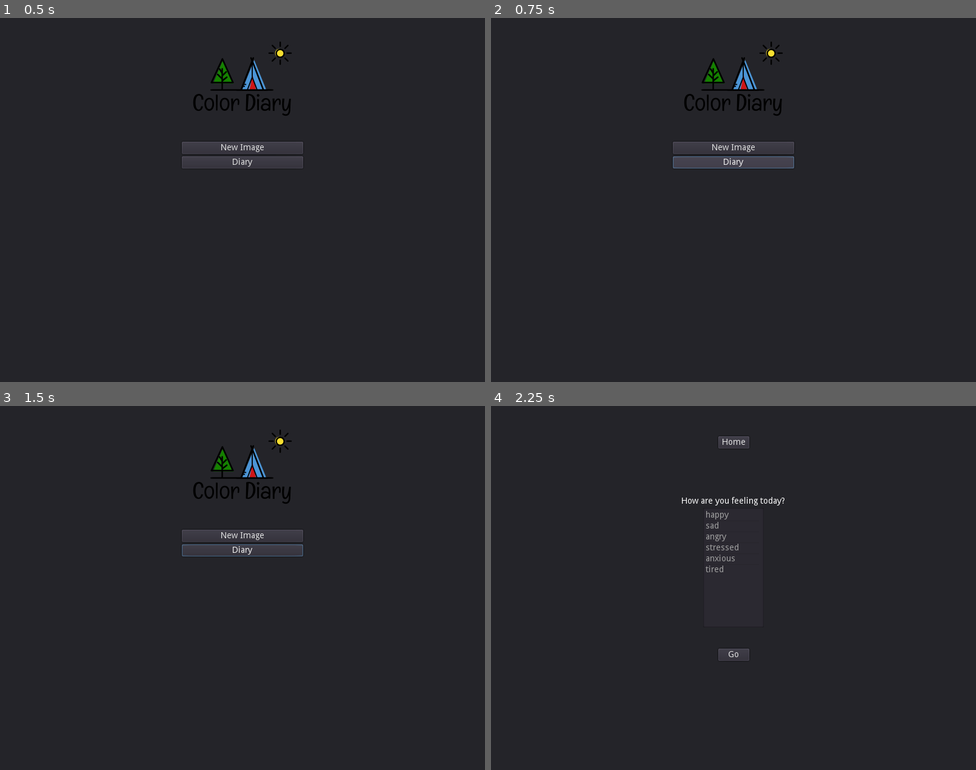
Above: before the commit, frames 1-4 (two rows, left to right).
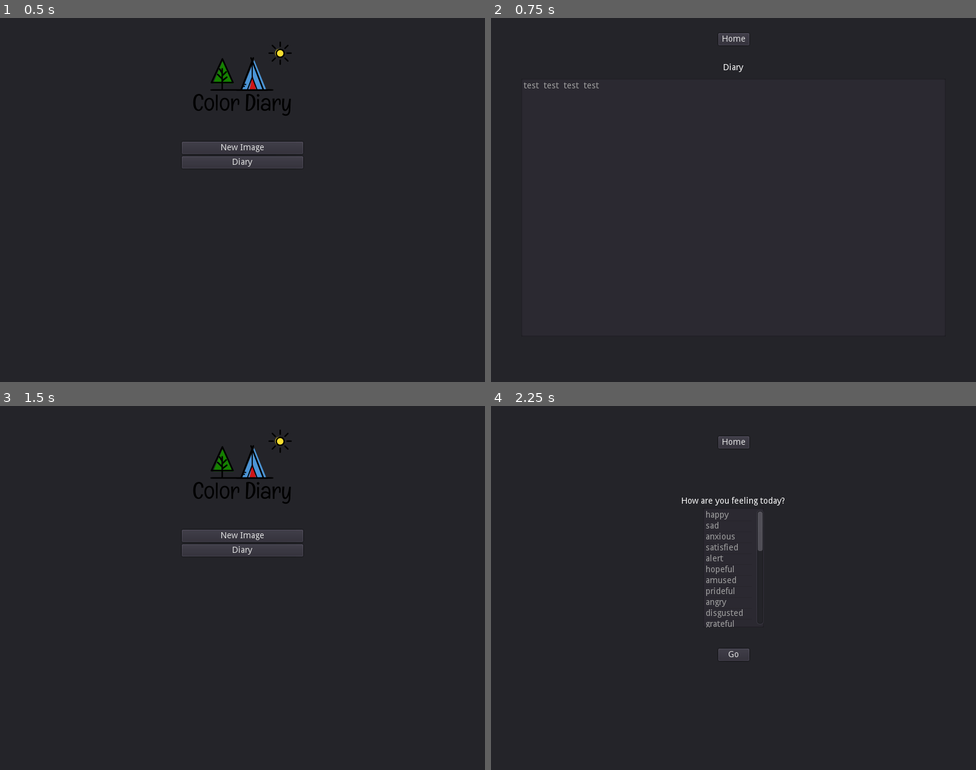
Above: after the commit, the same moments.

Repository: alexachramowicz/color-diary
Game: Godot game, scene res://MainScene.tscn
The game is run twice, just before and just after one commit, with the same random seed, the same clock (stepped at 60 frames per second) and the same inputs.
Inputs (mouse positions are in pixels of both pictures, inside the frame that each line leads up to):
- Up to frame 1 (0.5 s): no input
- Up to frame 2 (0.75 s): click "Diary" at 0.5 s
- Up to frame 3 (1.5 s): click (242, 427) at 1.25 s, where only the run after the commit has a clickable "Home"
- Up to frame 4 (2.25 s): click "New Image" at 2 s

Frame 1 is identical in both runs. In frame 2, 2.1% of the frame differs, in the area x 6-63%, y 4-42%; in frame 3, less than 0.1%; in frame 4, 0.5%.

Commit message:
Updates to Generated Image
Added background color, added emotions string text

Diff:
--- /dev/null
+++ b/BGPanel.gd
@@ -0,0 +1,20 @@
+extends Panel
+
+
+var bg_color: Color = Color(0,0,0,0)
+
+# Called when the node enters the scene tree for the first time.
+func _ready():
+	pass
+
+func _draw():
+	draw_rect(Rect2(0,0,500.0,400.0), bg_color, true)
+
+# Called every frame. 'delta' is the elapsed time since the previous frame.
+#func _process(delta):
+#	pass
+
+
+func _on_ColorPickerButton_color_changed(color):
+	bg_color = color
+	self.update()
--- /dev/null
+++ b/DiaryPanel.gd
@@ -0,0 +1,8 @@
+extends Panel
+
+
+func _ready():
+	$DiaryItemlist.max_columns = 4
+
+	for i in range(4):
+		$DiaryItemlist.add_item("test")
--- a/EmotionsPanel.gd
+++ b/EmotionsPanel.gd
@@ -1,6 +1,10 @@
 extends Panel
 
-var emotions = ["happy", "sad", "angry", "stressed", "anxious", "tired"]
+var emotions = ["happy", "sad", "anxious", "satisfied", "alert", "hopeful", "amused",
+"prideful", "angry", "disgusted", "grateful", "guilty", "fearful", "offended",
+"indifferent", "betrayed", "contemptful", "ecstatic", "euphoric", "lonely", "tired",
+"melancholy", "loving", "confident", "trusting", "weak", "excited", "cool", "pleasant",
+"positive", "negative", "neutral"]
 var emotions_selected: Array
 
 
--- /dev/null
+++ b/GeneratedImagePanel.gd
@@ -0,0 +1,88 @@
+extends Panel
+
+
+var sel
+var list
+var colors: PoolColorArray
+var emotions: Array
+
+var shape: int
+var xy_vec: Vector2
+
+var shape_range
+var circle_radius: float
+var rand_color: Color
+var bg_color: Color
+
+var start
+var end
+var count
+var arc_radius
+
+var dynamic_font = DynamicFont.new()
+var rng = RandomNumberGenerator.new()
+
+
+func _ready():
+	for i in range(4):
+		colors.append(Color(0,0,0,0))
+
+
+func _draw():
+
+	shape = rng.randi_range(1,2)
+	if(shape == 1): # circle
+		shape_range = rng.randf_range(500,750)
+		for i in range(shape_range):
+			xy_vec = Vector2(rng.randf_range(0,800), rng.randf_range(0,600))
+			rand_color = colors[rng.randf_range(0,colors.size())]
+			circle_radius = rng.randf_range(5,40)
+			draw_circle(xy_vec, circle_radius, rand_color)
+
+	else:
+		shape_range = rng.randf_range(100,200)
+		for i in range(shape_range):
+			xy_vec = Vector2(rng.randf_range(0,800), rng.randf_range(0,600))
+			rand_color = colors[rng.randf_range(0,colors.size())]
+			start = rng.randf_range(0,360)
+			end = rng.randf_range(0,360)
+			count = rng.randi_range(2,50)
+			arc_radius = rng.randf_range(1,100)
+			draw_arc(xy_vec,arc_radius,start,end,count,rand_color)
+
+	draw_rect(Rect2(Vector2(0,370), Vector2(500,30)), Color(0,0,0,1), true)
+
+	var font_choice = rng.randi_range(1,5)
+	if(font_choice==1):
+		dynamic_font.font_data = load("res://fonts/Brusher.ttf")
+	elif(font_choice==2):
+		dynamic_font.font_data = load("res://fonts/Blanchope.ttf")
+	elif(font_choice==3):
+		dynamic_font.font_data = load("res://fonts/BebasNeue-regular.ttf")
+	else:
+		dynamic_font.font_data = load("res://fonts/Vogue.ttf")
+
+	dynamic_font.size = 20
+	list = PoolStringArray(emotions).join(", ")
+	draw_string(dynamic_font, Vector2(10,390), list)
+
+
+func _on_GenerateButton_pressed():
+	emotions = get_parent().get_parent().get_parent().get_parent().get_parent().get_node("EmotionsPanel").emotions_selected
+	sel = get_parent().get_parent().get_parent().get_parent().get_parent().get_node("ColorsPanel").select
+
+	if(sel):
+		print("select")
+		colors = get_parent().get_parent().get_parent().get_parent().get_parent().get_node("ColorsPanel").select_colors
+	else:
+		print("pool")
+		colors = get_parent().get_parent().get_parent().get_parent().get_parent().get_node("ColorsPanel").pool_colors
+
+	for i in range(colors.size()): # debug
+		print(colors[i])
+
+	self.update()
+
+
+func _on_RegenerateButton_pressed():
+	self.update()
--- a/ImagePanel.gd
+++ b/ImagePanel.gd
@@ -14,13 +14,14 @@
 
 
 func _draw():
-	for i in range(rng.randf_range(100, 200)):
+	for i in range(rng.randf_range(400, 600)):
 		circleColor = colors[rng.randf_range(0,colors.size())]
-		circleRadius = rng.randf_range(20,30)
+		circleRadius = rng.randf_range(5,40)
 		draw_circle(Vector2(rng.randf_range(0,800), rng.randf_range(0,600)), circleRadius, circleColor)
 
 
 func _on_GenerateButton_pressed():
+
 	var sel = get_parent().get_node("ColorsPanel").select
 
 	if(sel):
@@ -33,5 +34,4 @@
 	for i in range(colors.size()): # debug
 		print(colors[i])
 
-
 	self.update()
--- a/MainScene.gd
+++ b/MainScene.gd
@@ -12,6 +12,7 @@
 	print(current_date)
 
 	$MainMenuPanel.show()
+	$DiaryPanel.hide()
 	$ColorsPanel.hide()
 	$EmotionsPanel.hide()
 	$ImagePanel.hide()
@@ -29,10 +30,6 @@
 func _on_EmotionsButton_pressed():
 	$EmotionsPanel.hide()
 	$ColorsPanel.show()
-
-	emotions_chosen = get_node("EmotionsPanel").emotions_selected
-
-	var list = PoolStringArray(emotions_chosen).join(", ")
 
 #colorspanel
 func _on_GenerateButton_pressed():
@@ -57,7 +54,20 @@
 func _on_HomeButton_pressed():
 	$EmotionsPanel.hide()
 	$ColorsPanel.hide()
+	$DiaryPanel.hide()
+	$ImagePanel.hide()
 	$MainMenuPanel.show()
 
 	$EmotionsPanel/EmotionsSelectedLabel.set_text("")
 	$EmotionsPanel/EmotionsList.unselect_all()
+	emotions_chosen = get_node("EmotionsPanel").emotions_selected
+
+
+func _on_DiaryButton_pressed():
+	$MainMenuPanel.hide()
+	$DiaryPanel.show()
+
+
+func _on_SaveButton_pressed():
+	#get_node("ImagePanel/ImageControl/ViewportContainer/Viewport/GeneratedImagePanel")
+	pass
--- a/MainScene.tscn
+++ b/MainScene.tscn
@@ -4,18 +4,9 @@
 [ext_resource path="res://images/logo.png" type="Texture" id=2]
 [ext_resource path="res://EmotionsPanel.gd" type="Script" id=3]
 [ext_resource path="res://ColorSelectPanel.gd" type="Script" id=4]
-[ext_resource path="res://ImagePanel.gd" type="Script" id=5]
-
-[sub_resource type="Shader" id=1]
-code = "shader_type canvas_item;
-
-void fragment() {
-	COLOR = vec4(UV.x, UV.y, 0.5, 1.0);
-}
-"
-
-[sub_resource type="ShaderMaterial" id=2]
-shader = SubResource( 1 )
+[ext_resource path="res://BGPanel.gd" type="Script" id=5]
+[ext_resource path="res://DiaryPanel.gd" type="Script" id=6]
+[ext_resource path="res://GeneratedImagePanel.gd" type="Script" id=7]
 
 [node name="MainScene" type="Node2D"]
 script = ExtResource( 1 )
@@ -56,6 +47,47 @@
 margin_right = 200.0
 margin_bottom = 248.0
 text = "Diary"
+
+[node name="DiaryPanel" type="Panel" parent="."]
+visible = false
+margin_right = 800.0
+margin_bottom = 600.0
+script = ExtResource( 6 )
+__meta__ = {
+"_edit_use_anchors_": false
+}
+
+[node name="DiaryLabel" type="Label" parent="DiaryPanel"]
+anchor_right = 1.0
+margin_top = 75.0
+margin_bottom = 14.0
+text = "Diary"
+align = 1
+__meta__ = {
+"_edit_use_anchors_": false
+}
+
+[node name="DiaryItemlist" type="ItemList" parent="DiaryPanel"]
+anchor_right = 1.0
+margin_left = 50.0
+margin_top = 100.0
+margin_right = -50.0
+margin_bottom = 525.0
+__meta__ = {
+"_edit_use_anchors_": false
+}
+
+[node name="HomeButton" type="Button" parent="DiaryPanel"]
+anchor_left = 0.5
+anchor_right = 0.5
+margin_left = -25.5
+margin_top = 25.0
+margin_right = 25.5
+margin_bottom = 20.0
+text = "Home"
+__meta__ = {
+"_edit_use_anchors_": false
+}
 
 [node name="EmotionsPanel" type="Panel" parent="."]
 visible = false
@@ -122,6 +154,7 @@
 }
 
 [node name="ColorsPanel" type="Panel" parent="."]
+visible = false
 margin_right = 800.0
 margin_bottom = 600.0
 script = ExtResource( 4 )
@@ -345,27 +378,94 @@
 }
 
 [node name="ImagePanel" type="Panel" parent="."]
-visible = false
 margin_right = 800.0
 margin_bottom = 600.0
+__meta__ = {
+"_edit_use_anchors_": false
+}
+
+[node name="ImageControl" type="Control" parent="ImagePanel"]
+margin_left = 150.0
+margin_top = 100.0
+margin_right = 650.0
+margin_bottom = 500.0
+__meta__ = {
+"_edit_use_anchors_": false
+}
+
+[node name="ViewportContainer" type="ViewportContainer" parent="ImagePanel/ImageControl"]
+__meta__ = {
+"_edit_use_anchors_": false
+}
+
+[node name="Viewport" type="Viewport" parent="ImagePanel/ImageControl/ViewportContainer"]
+size = Vector2( 500, 400 )
+handle_input_locally = false
+render_target_update_mode = 3
+gui_disable_input = true
+
+[node name="GeneratedImagePanel" type="Panel" parent="ImagePanel/ImageControl/ViewportContainer/Viewport"]
+show_behind_parent = true
+script = ExtResource( 7 )
+__meta__ = {
+"_edit_use_anchors_": false
+}
+
+[node name="BGPanel" type="Panel" parent="ImagePanel/ImageControl/ViewportContainer/Viewport/GeneratedImagePanel"]
+show_behind_parent = true
 script = ExtResource( 5 )
-__meta__ = {
-"_edit_use_anchors_": false
-}
-
-[node name="ColorRect" type="ColorRect" parent="."]
-visible = false
-material = SubResource( 2 )
-margin_right = 800.0
-margin_bottom = 600.0
-__meta__ = {
-"_edit_use_anchors_": false
-}
+
+[node name="HomeButton" type="Button" parent="ImagePanel"]
+anchor_left = 0.5
+anchor_right = 0.5
+margin_left = -25.5
+margin_top = 50.0
+margin_right = 25.5
+margin_bottom = 20.0
+text = "Home"
+__meta__ = {
+"_edit_use_anchors_": false
+}
+
+[node name="HBoxContainer" type="HBoxContainer" parent="ImagePanel"]
+anchor_left = 0.5
+anchor_right = 0.5
+margin_left = -400.0
+margin_top = 525.0
+margin_right = 400.0
+margin_bottom = 550.0
+alignment = 1
+__meta__ = {
+"_edit_use_anchors_": false
+}
+
+[node name="RegenerateButton" type="Button" parent="ImagePanel/HBoxContainer"]
+margin_left = 268.0
+margin_right = 352.0
+margin_bottom = 25.0
+text = "Regenerate"
+
+[node name="ColorPickerButton" type="ColorPickerButton" parent="ImagePanel/HBoxContainer"]
+margin_left = 356.0
+margin_right = 442.0
+margin_bottom = 25.0
+text = "Background"
+color = Color( 1, 1, 1, 1 )
+
+[node name="SaveButton" type="Button" parent="ImagePanel/HBoxContainer"]
+margin_left = 446.0
+margin_right = 531.0
+margin_bottom = 25.0
+text = "Save Image"
 [connection signal="pressed" from="MainMenuPanel/VBoxContainer/NewImageButton" to="." method="_on_NewImageButton_pressed"]
+[connection signal="pressed" from="MainMenuPanel/VBoxContainer/DiaryButton" to="." method="_on_DiaryButton_pressed"]
+[connection signal="pressed" from="DiaryPanel/HomeButton" to="EmotionsPanel" method="_on_HomeButton_pressed"]
+[connection signal="pressed" from="DiaryPanel/HomeButton" to="." method="_on_HomeButton_pressed"]
+[connection signal="pressed" from="EmotionsPanel/HomeButton" to="EmotionsPanel" method="_on_HomeButton_pressed"]
 [connection signal="pressed" from="EmotionsPanel/HomeButton" to="." method="_on_HomeButton_pressed"]
-[connection signal="pressed" from="EmotionsPanel/HomeButton" to="EmotionsPanel" method="_on_HomeButton_pressed"]
 [connection signal="multi_selected" from="EmotionsPanel/EmotionsList" to="EmotionsPanel" method="_on_EmotionsList_multi_selected"]
 [connection signal="pressed" from="EmotionsPanel/EmotionsButton" to="." method="_on_EmotionsButton_pressed"]
+[connection signal="pressed" from="ColorsPanel/HomeButton" to="EmotionsPanel" method="_on_HomeButton_pressed"]
 [connection signal="pressed" from="ColorsPanel/HomeButton" to="." method="_on_HomeButton_pressed"]
 [connection signal="pressed" from="ColorsPanel/RegenerateContainer/MarginContainer/Button1" to="ColorsPanel" method="_on_Button1_pressed"]
 [connection signal="pressed" from="ColorsPanel/RegenerateContainer/MarginContainer2/Button2" to="ColorsPanel" method="_on_Button2_pressed"]
@@ -376,5 +476,10 @@
 [connection signal="color_changed" from="ColorsPanel/ColorSelectContainer/MarginContainer2/ColorPickerButton2" to="ColorsPanel" method="_on_ColorPickerButton2_color_changed"]
 [connection signal="color_changed" from="ColorsPanel/ColorSelectContainer/MarginContainer3/ColorPickerButton3" to="ColorsPanel" method="_on_ColorPickerButton3_color_changed"]
 [connection signal="color_changed" from="ColorsPanel/ColorSelectContainer/MarginContainer4/ColorPickerButton4" to="ColorsPanel" method="_on_ColorPickerButton4_color_changed"]
+[connection signal="pressed" from="ColorsPanel/GenerateButton" to="ImagePanel/ImageControl/ViewportContainer/Viewport/GeneratedImagePanel" method="_on_GenerateButton_pressed"]
 [connection signal="pressed" from="ColorsPanel/GenerateButton" to="." method="_on_GenerateButton_pressed"]
-[connection signal="pressed" from="ColorsPanel/GenerateButton" to="ImagePanel" method="_on_GenerateButton_pressed"]
+[connection signal="pressed" from="ImagePanel/HomeButton" to="EmotionsPanel" method="_on_HomeButton_pressed"]
+[connection signal="pressed" from="ImagePanel/HomeButton" to="." method="_on_HomeButton_pressed"]
+[connection signal="pressed" from="ImagePanel/HBoxContainer/RegenerateButton" to="ImagePanel/ImageControl/ViewportContainer/Viewport/GeneratedImagePanel" method="_on_RegenerateButton_pressed"]
+[connection signal="color_changed" from="ImagePanel/HBoxContainer/ColorPickerButton" to="ImagePanel/ImageControl/ViewportContainer/Viewport/GeneratedImagePanel/BGPanel" method="_on_ColorPickerButton_color_changed"]
+[connection signal="pressed" from="ImagePanel/HBoxContainer/SaveButton" to="." method="_on_SaveButton_pressed"]
Binary file added: fonts/BebasNeue-Regular.ttf
Binary file added: fonts/Blanchope.ttf
Binary file added: fonts/Brusher.ttf
Binary file added: fonts/Vogue.ttf
